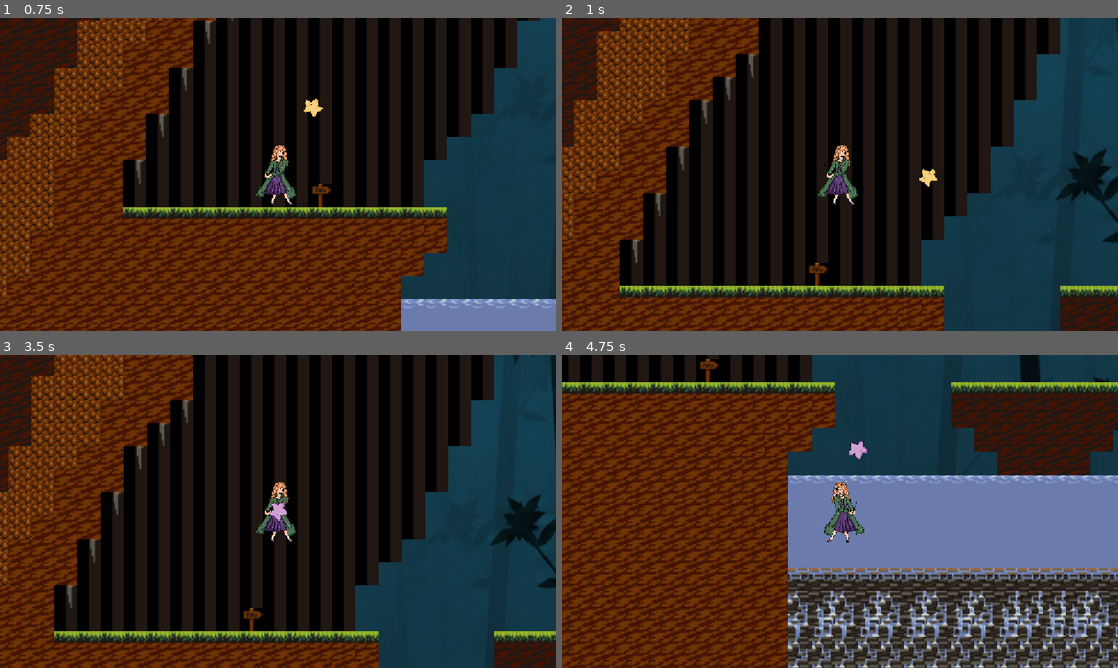
Above: before the commit, frames 1-4 (two rows, left to right).
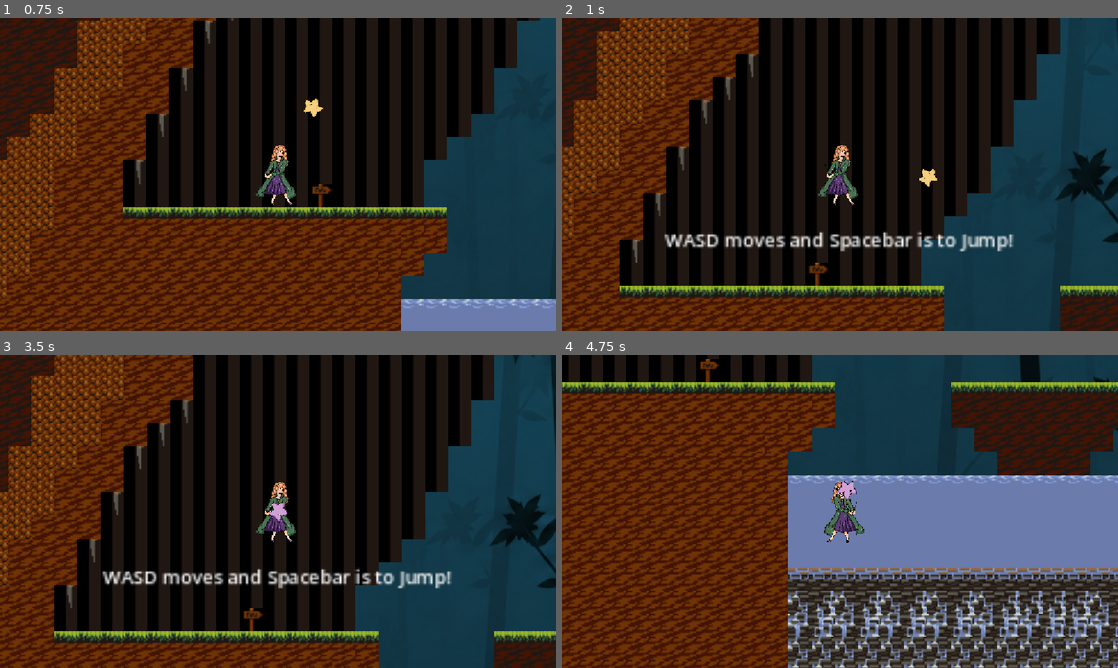
Above: after the commit, the same moments.

Repository: marist-spc/Wanderstar
Game: Godot game, scene res://level1.tscn
Same seed, same stepped clock (60 frames per second), same inputs: the game is played once before the commit and once after it.
Inputs (mouse positions are in pixels of both pictures, inside the frame that each line leads up to):
- Up to frame 1 (0.75 s): tap Enter at 0.5 s; move the mouse to (400, 158) at 0.52 s; hold D (move_right) from 0.53 s (still down); hold Right mouse button (move_star) from 0.53 s (still down)
- Up to frame 2 (1 s): keep holding D (move_right); keep holding Right mouse button (move_star); tap Space (jump) at 0.77 s
- Up to frame 3 (3.5 s): move the mouse to (166, 527) at 1.27 s; release Right mouse button (move_star) at 1.28 s; click (166, 527) at 1.35 s; tap Space (jump) at 1.52, 3.02 s; move the mouse to (333, 442) at 2.02 s; release D (move_right) at 2.03 s; hold A (move_left) 2.03-2.78 s; hold Q (star_return) 2.03-2.78 s; move the mouse to (250, 574) at 2.77 s; hold D (move_right) from 2.78 s (still down); tap E (swap_star) at 2.85 s
- Up to frame 4 (4.75 s): move the mouse to (1006, 558) at 3.52 s; hold Right mouse button (move_star) 3.53-4.28 s; tap Space (jump) at 3.77, 4.52 s; move the mouse to (673, 464) at 4.27 s; release D (move_right) at 4.28 s; hold A (move_left) from 4.28 s (still down); click (673, 464) at 4.35 s

Frame 1 is identical in both runs. In frame 2, 2.0% of the frame differs, in the area x 18-82%, y 68-75%; in frame 3, 2.0%; in frame 4, 0.2%.

Commit message:
Dialogue Boxes

Diff:
--- /dev/null
+++ b/dialogue_trigger.gd
@@ -0,0 +1 @@
+extends Area2D
--- /dev/null
+++ b/dialogue_trigger.tscn
@@ -0,0 +1,11 @@
+[gd_scene format=3 uid="uid://cpq1cegoh2xoc"]
+
+[sub_resource type="RectangleShape2D" id="RectangleShape2D_g4v7s"]
+size = Vector2(81, 86)
+
+[node name="DialogueTrigger" type="Area2D" unique_id=185464460]
+collision_layer = 3
+
+[node name="CollisionShape2D" type="CollisionShape2D" parent="." unique_id=1067206377]
+position = Vector2(280.5, 373)
+shape = SubResource("RectangleShape2D_g4v7s")
--- a/level1.tscn
+++ b/level1.tscn
@@ -10,6 +10,7 @@
 [ext_resource type="PackedScene" uid="uid://cq4vrq76ribey" path="res://button.tscn" id="8_xy4tn"]
 [ext_resource type="PackedScene" uid="uid://ci8evlbbvayu4" path="res://door.tscn" id="9_5j5gb"]
 [ext_resource type="Script" uid="uid://dnyn2nmnjg0q6" path="res://door.gd" id="10_mx85b"]
+[ext_resource type="PackedScene" uid="uid://cpq1cegoh2xoc" path="res://dialogue_trigger.tscn" id="11_mx85b"]
 
 [node name="Level1" type="Node2D" unique_id=1039245021]
 
@@ -74,6 +75,11 @@
 position = Vector2(1436, 442)
 script = ExtResource("10_mx85b")
 
+[node name="DialogueTrigger" parent="." unique_id=185464460 instance=ExtResource("11_mx85b")]
+
+[node name="DialogueTrigger2" parent="." unique_id=1255209266 instance=ExtResource("11_mx85b")]
+position = Vector2(200, 0)
+
 [connection signal="recall" from="Wander" to="Star" method="_on_wander_recall"]
 [connection signal="star_attack" from="Wander" to="Star" method="_on_wander_star_attack"]
 [connection signal="star_move" from="Wander" to="Star" method="_on_wander_star_move"]
@@ -84,3 +90,7 @@
 [connection signal="body_exited" from="CameraChange" to="Wander" method="_on_camera_change_body_exited"]
 [connection signal="area_entered" from="Button" to="Door" method="_on_button_area_entered"]
 [connection signal="body_entered" from="Button" to="Door" method="_on_button_body_entered"]
+[connection signal="body_entered" from="DialogueTrigger" to="Wander" method="_on_dialogue_trigger_body_entered"]
+[connection signal="body_exited" from="DialogueTrigger" to="Wander" method="_on_dialogue_trigger_body_exited"]
+[connection signal="body_entered" from="DialogueTrigger2" to="Wander" method="_on_dialogue_trigger_2_body_entered"]
+[connection signal="body_exited" from="DialogueTrigger2" to="Wander" method="_on_dialogue_trigger_2_body_exited"]
--- a/wander.gd
+++ b/wander.gd
@@ -88,3 +88,21 @@
 
 func _on_damage_timer_timeout() -> void:
 	$AnimatedSprite2D.modulate = Color(1, 1, 1)
+
+
+func _on_dialogue_trigger_body_entered(body: Node2D) -> void:
+	#$Camera2D/Dialogue.set_deferred("testing")
+	$Camera2D/Dialogue.text = "WASD moves and Spacebar is to Jump!"
+	$Camera2D/Dialogue.show()
+
+func _on_dialogue_trigger_body_exited(body: Node2D) -> void:
+	$Camera2D/Dialogue.hide()
+
+func _on_dialogue_trigger_2_body_entered(body: Node2D) -> void:
+	#$Camera2D/Dialogue.set_deferred("testing")
+	$Camera2D/Dialogue.text = "Hold Right Click to Move Star
+	and left click to attack Enemies!"
+	$Camera2D/Dialogue.show()
+
+func _on_dialogue_trigger_2_body_exited(body: Node2D) -> void:
+	$Camera2D/Dialogue.hide()
--- a/wander.tscn
+++ b/wander.tscn
@@ -7,6 +7,9 @@
 
 [sub_resource type="RectangleShape2D" id="RectangleShape2D_qpdv0"]
 size = Vector2(25, 22.25)
+
+[sub_resource type="LabelSettings" id="LabelSettings_g4v7s"]
+font_size = 13
 
 [sub_resource type="SpriteFrames" id="SpriteFrames_qpdv0"]
 animations = [{
@@ -43,6 +46,14 @@
 [node name="Camera2D" type="Camera2D" parent="." unique_id=1045556339]
 zoom = Vector2(3, 3)
 
+[node name="Dialogue" type="Label" parent="Camera2D" unique_id=791576669]
+offset_left = -192.0
+offset_top = 36.0
+offset_right = 191.0
+offset_bottom = 96.0
+label_settings = SubResource("LabelSettings_g4v7s")
+horizontal_alignment = 1
+
 [node name="AnimatedSprite2D" type="AnimatedSprite2D" parent="." unique_id=1321029077]
 scale = Vector2(0.02, 0.02)
 sprite_frames = SubResource("SpriteFrames_qpdv0")
Not shown, added: dialogue_trigger.gd.uid
